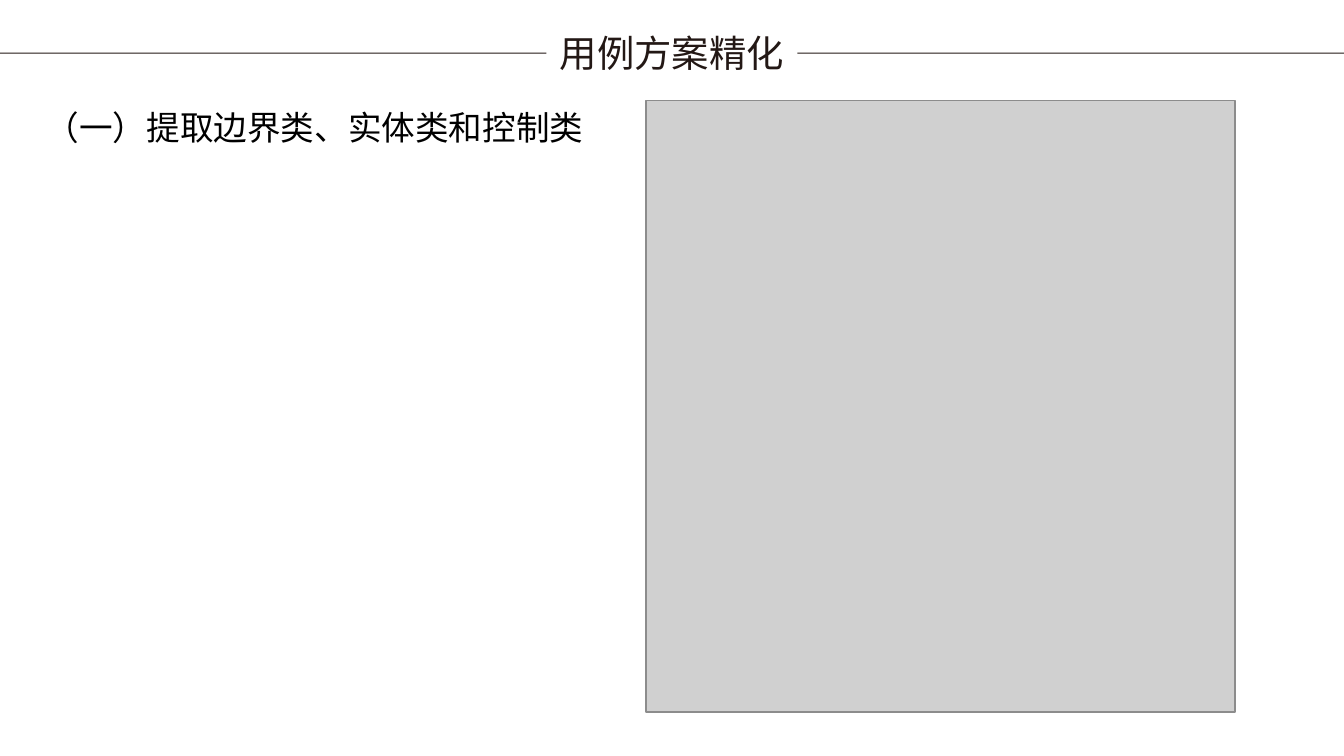
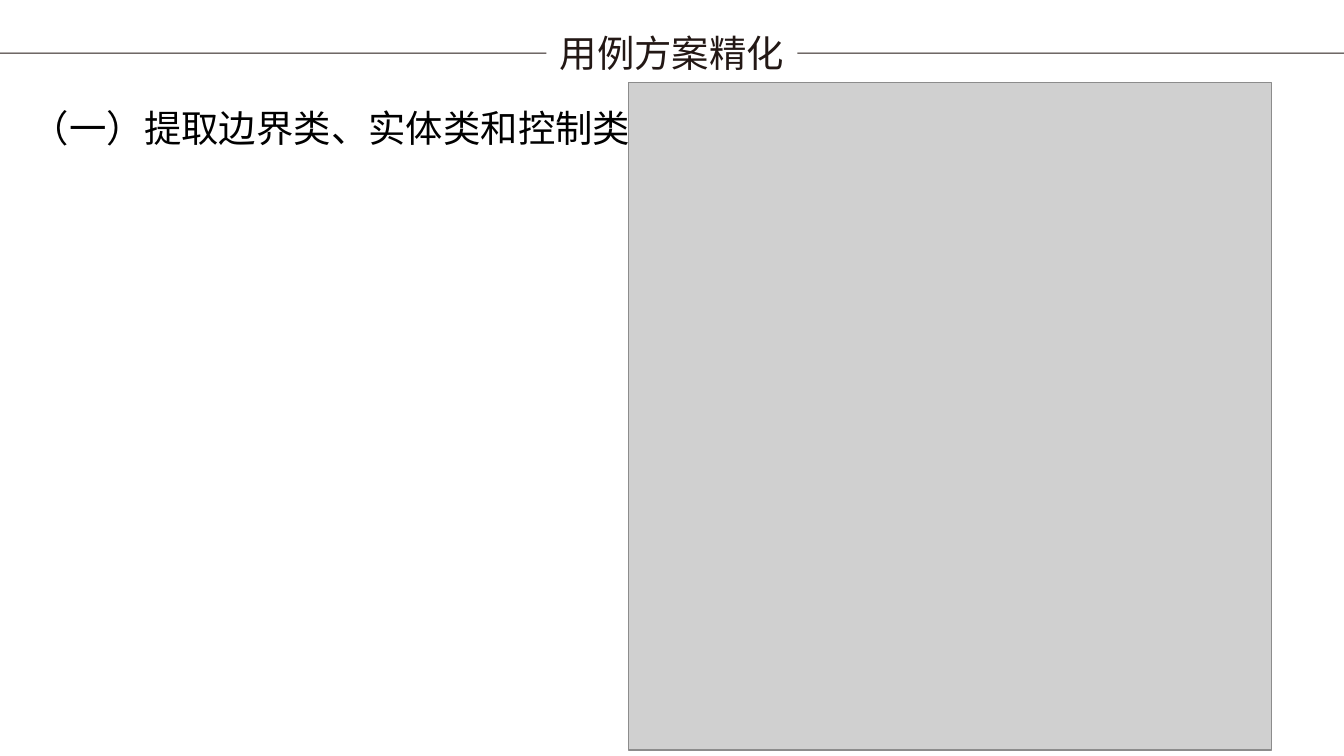
Before and after one commit to ustcwzyu/2048, a slide deck: slide 4 of 概要设计/高软3.pptx. Drawn at 1344x756 pixels with LibreOffice and Linux fonts; fonts in the diff are those of the drawing; grey boxes stand for pictures. Boxes give left, top, right and bottom in pixels: in the first picture for what was removed or moved away, otherwise in the second. Text is boxed around its words. In the diff, an @@ line names an element or a change of style, - is before the commit and + after.

```diff
--- a/概要设计/高软3.pptx
+++ b/概要设计/高软3.pptx
@@ picture: place and size @@
-picture at bbox=[646, 101, 1235, 712]
+picture at bbox=[629, 82, 1271, 750]
@@ text "（一）提取边界类、实体类和控制类": place and size @@
-text "（一）提取边界类、实体类和控制类" at bbox=[46, 111, 584, 143]
+text "（一）提取边界类、实体类和控制类" at bbox=[32, 104, 630, 152]
@@ text "（一）提取边界类、实体类和控制类" at bbox=[32, 104, 630, 152]: size 18 to 20 pt @@
```
Also in this commit, not shown: 4 other slides changed, 3 other files.
